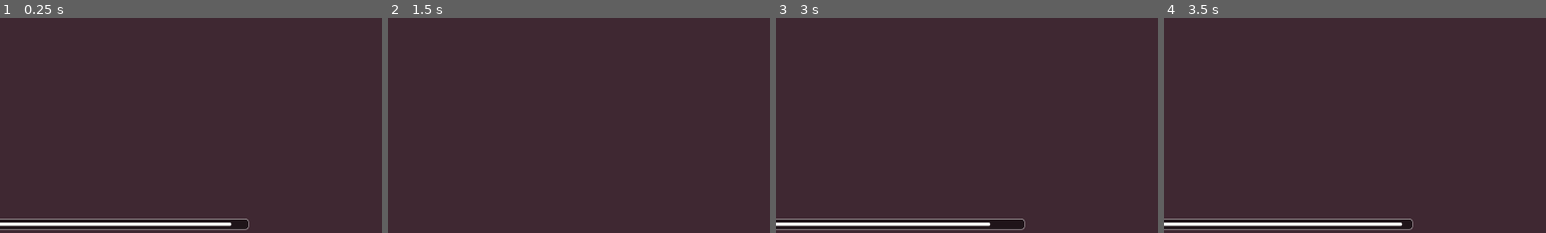
Above: before the commit, frames 1-4 (left to right).
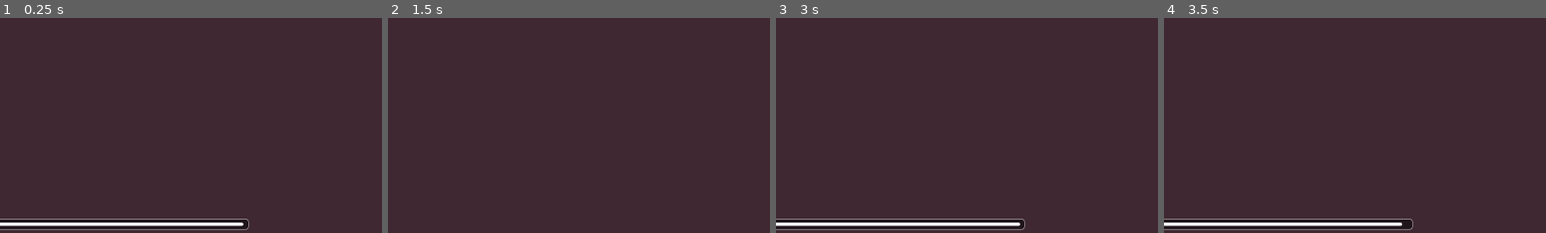
Above: after the commit, the same moments.

Repository: kirjahri/flappy-bat
Game: Godot game, scene res://scenes/main.tscn
Same seed, same stepped clock (60 frames per second), same inputs: the game is played once before the commit and once after it.
Inputs (mouse positions are % of the whole screen's width and height, from its top left):
- Up to frame 1 (0.25 s): no input
- Up to frame 2 (1.5 s): move the mouse to (72, 45) at 0.52 s; hold Right mouse button (dive) 0.53-1.28 s; click (72, 45) at 0.77 s; click (72, 45) at 1.07 s; move the mouse to (30, 55) at 1.27 s; right-click (30, 55) at 1.35 s
- Up to frame 3 (3 s): click (30, 55) at 1.52 s; click (30, 55) at 1.82 s; tap Enter at 2 s; move the mouse to (60, 28) at 2.02 s; hold Right mouse button (dive) 2.03-2.75 s; click "Retry" at 2.75 s
- Up to frame 4 (3.5 s): no input
The pictures show only the part of the screen within x 42-92%, y 50-100%; the shares and areas given below are measured in that part.

The runs differ from the first frame. In frame 1, less than 0.1% of the frame differs, in the area x 60-64%, y 95-97%; in frame 2, nothing differs; in frame 3, 0.1%, in the area x 55-64%, y 95-97%; in frame 4, nothing differs.

Commit message:
fix(hud): start the vision bar at full

Diff:
--- a/scenes/hud.tscn
+++ b/scenes/hud.tscn
@@ -80,5 +80,5 @@
 theme_override_styles/background = SubResource("StyleBoxFlat_ahhtf")
 theme_override_styles/fill = SubResource("StyleBoxFlat_oo0fn")
 max_value = 30.0
-value = 15.0
+value = 30.0
 show_percentage = false
